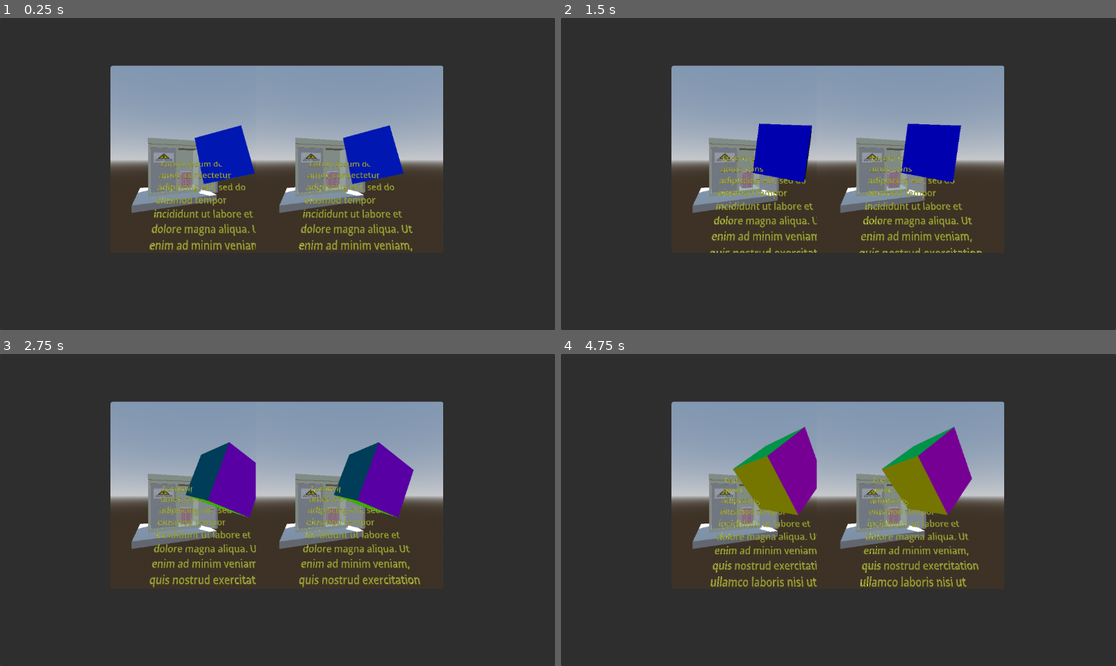
Above: before the commit, frames 1-4 (two rows, left to right).
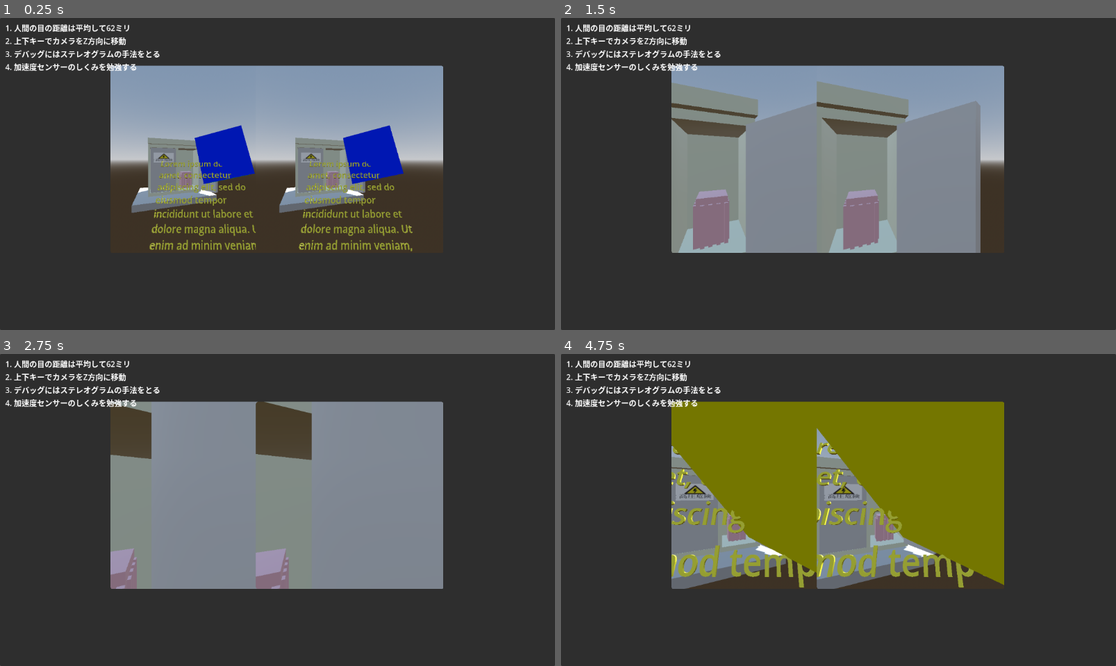
Above: after the commit, the same moments.

Repository: takuya-jazeera/VR_Godot_Jikken
Game: Godot game, scene res://Scenes/PostRender.tscn
Same seed, same stepped clock (60 frames per second), same inputs: the game is played once before the commit and once after it.
Inputs:
- Up to frame 1 (0.25 s): no input
- Up to frame 2 (1.5 s): hold Up (ui_up) 0.53-1.28 s; hold Down (ui_down) from 1.28 s (still down)
- Up to frame 3 (2.75 s): release Down (ui_down) at 2.03 s; hold Up (ui_up) from 2.03 s (still down)
- Up to frame 4 (4.75 s): release Up (ui_up) at 3.53 s; hold Down (ui_down) from 3.53 s (still down)

The runs differ from the first frame. In frame 1, 1.1% of the frame differs, in the area x 0-29%, y 2-17%; in frame 2, 26%; in frame 3, 34%, in the area x 0-80%, y 2-76%; in frame 4, 32%.

Commit message:
カメラ移動を追加

Diff:
--- a/Scenes/Main.tscn
+++ b/Scenes/Main.tscn
@@ -1,7 +1,8 @@
-[gd_scene load_steps=10 format=3 uid="uid://beuygc2mv8n3k"]
+[gd_scene load_steps=11 format=3 uid="uid://beuygc2mv8n3k"]
 
 [ext_resource type="Script" path="res://MeshInstance3D.gd" id="1_3bxel"]
 [ext_resource type="Shader" path="res://Shaders/phong.gdshader" id="1_jeg8w"]
+[ext_resource type="Script" path="res://Scripts/Main.gd" id="1_lbbga"]
 [ext_resource type="PackedScene" uid="uid://dqhijge300446" path="res://Scenes/TextScroll.tscn" id="3_gr3bs"]
 [ext_resource type="PackedScene" uid="uid://b0tx8pjfkjkrs" path="res://Models/qubicle.glb" id="4_83u2h"]
 
@@ -26,6 +27,7 @@
 material = SubResource("ShaderMaterial_70fgw")
 
 [node name="Main" type="Node3D"]
+script = ExtResource("1_lbbga")
 
 [node name="WorldEnvironment" type="WorldEnvironment" parent="."]
 environment = SubResource("Environment_5ew1h")
--- a/Scenes/PostRender.tscn
+++ b/Scenes/PostRender.tscn
@@ -31,4 +31,14 @@
 
 [node name="Main" parent="." instance=ExtResource("3_owkpa")]
 
+[node name="Label" type="Label" parent="."]
+offset_left = 11.0
+offset_top = 8.0
+offset_right = 274.0
+offset_bottom = 109.0
+text = "1. 人間の目の距離は平均して62ミリ
+2. 上下キーでカメラをZ方向に移動
+3. デバッグにはステレオグラムの手法をとる
+4. 加速度センサーのしくみを勉強する"
+
 [connection signal="draw" from="." to="." method="_on_draw"]
--- /dev/null
+++ b/Scripts/Main.gd
@@ -0,0 +1,16 @@
+extends Node3D
+
+var cameras = [];
+
+# Called when the node enters the scene tree for the first time.
+func _ready():
+	cameras.append($ViewL/CL)
+	cameras.append($ViewR/CR)
+	pass # Replace with function body.
+
+
+# Called every frame. 'delta' is the elapsed time since the previous frame.
+func _process(delta):
+	var x = Input.get_axis("ui_down","ui_up")
+	for cam in cameras :
+		cam.position -= x * 0.1 * Vector3(0.0,0.0,1.0)
